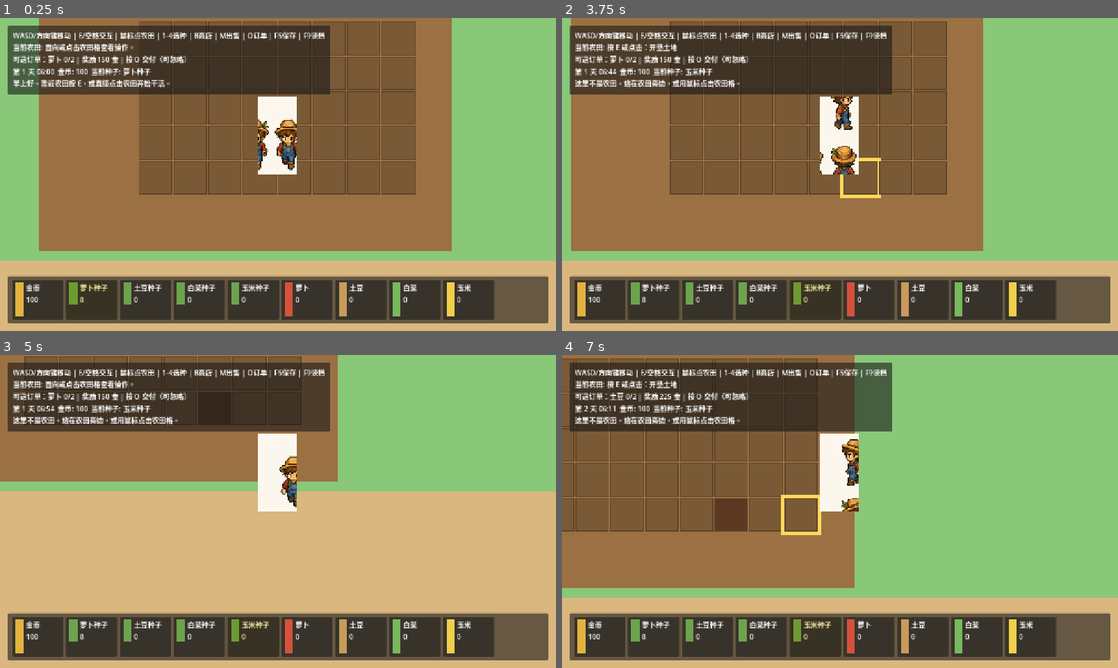
Above: before the commit, frames 1-4 (two rows, left to right).
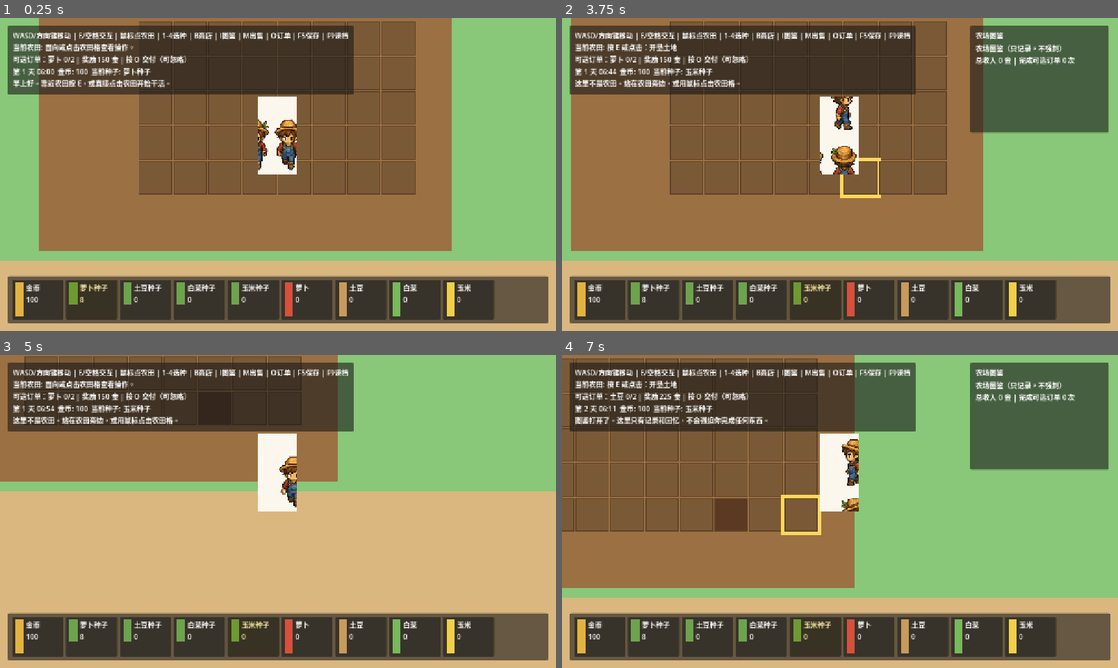
Above: after the commit, the same moments.

Repository: nicho-19/rural-life-demo
Game: Godot game, scene res://scenes/main/Main.tscn
Two runs of this game, one before a commit and one after it. Both use one fixed random seed, a clock stepped at 60 frames per second and the inputs below.
Inputs (mouse positions are in pixels of both pictures, inside the frame that each line leads up to):
- Up to frame 1 (0.25 s): no input
- Up to frame 2 (3.75 s): click (650, 299) at 0.5 s; click (706, 299) at 1.25 s; click (762, 299) at 2 s; click (817, 299) at 2.75 s; tap Enter at 3.5 s; move the mouse to (962, 158) at 3.52 s; hold D (move_right) from 3.53 s (still down); tap I at 3.6 s; click (962, 158) at 3.67 s
- Up to frame 3 (5 s): tap Space at 3.77, 4.52 s; move the mouse to (166, 527) at 4.27 s; release D (move_right) at 4.28 s; hold S (move_down) from 4.28 s (still down); tap I at 4.35 s
- Up to frame 4 (7 s): move the mouse to (895, 442) at 5.02 s; release S (move_down) at 5.03 s; hold D (move_right) 5.03-5.78 s; tap E at 5.1 s; tap I at 5.3, 6.05, 6.8 s; move the mouse to (812, 574) at 5.77 s; hold W (move_up) 5.78-6.53 s; tap N at 5.85 s; click (812, 574) at 5.92 s; tap Space at 6.02, 6.77 s; move the mouse to (1006, 558) at 6.52 s; hold A (move_left) from 6.53 s (still down); tap M at 6.6 s

The runs differ from the first frame. In frame 1, 1.3% of the frame differs, in the area x 39-64%, y 2-25%; in frame 2, 9.9%; in frame 3, 1.3%; in frame 4, 10%, in the area x 2-99%, y 2-37%.

Commit message:
Add farm compendium stats

Diff:
--- a/scripts/main/Main.gd
+++ b/scripts/main/Main.gd
@@ -7,6 +7,7 @@
 const ShopManagerScript := preload("res://scripts/shop/ShopManager.gd")
 const OrderManagerScript := preload("res://scripts/orders/OrderManager.gd")
 const SaveManagerScript := preload("res://scripts/save/SaveManager.gd")
+const StatsManagerScript := preload("res://scripts/stats/StatsManager.gd")
 
 const SEED_ITEMS: Array[String] = ["turnip_seed", "potato_seed", "cabbage_seed", "corn_seed"]
 const CROP_ITEMS: Array[String] = ["turnip", "potato", "cabbage", "corn"]
@@ -20,6 +21,7 @@
 var shop_manager
 var order_manager
 var save_manager
+var stats_manager
 var selected_seed_item_id := "turnip_seed"
 var status_label: Label
 var hint_label: Label
@@ -31,6 +33,8 @@
 var shop_panel: PanelContainer
 var shop_money_label: Label
 var shop_message_label: Label
+var stats_panel: PanelContainer
+var stats_value_label: Label
 var target_info: Dictionary = {}
 
 func _ready() -> void:
@@ -53,6 +57,8 @@
 	order_manager = OrderManagerScript.new()
 	order_manager.setup(data_manager.items)
 	order_manager.start_day(time_manager.day)
+
+	stats_manager = StatsManagerScript.new()
 
 	save_manager = SaveManagerScript.new()
 	var start_message := "早上好。靠近农田按 E，或直接点击农田开始干活。"
@@ -92,6 +98,8 @@
 			_save_game()
 		KEY_F9:
 			_load_game()
+		KEY_I:
+			_toggle_stats()
 		KEY_B:
 			_toggle_shop()
 		KEY_1:
@@ -119,7 +127,10 @@
 
 
 func _interact_with_farm_at(world_position: Vector2) -> void:
+	var before_seeds := _counts_for(SEED_ITEMS)
+	var before_crops := _counts_for(CROP_ITEMS)
 	var result: String = farm_manager.interact_at(world_position, inventory, selected_seed_item_id)
+	_record_farm_changes(before_seeds, before_crops)
 	_update_ui(result)
 	refresh_inventory_ui()
 	_update_target_hint()
@@ -135,14 +146,21 @@
 
 
 func _sell_all_crops() -> void:
+	var before_crops := _counts_for(CROP_ITEMS)
+	var money_before: int = inventory.money
 	var result: Dictionary = shop_manager.sell_all_crops(inventory, CROP_ITEMS)
+	if bool(result.get("success", false)):
+		_record_sold_changes(before_crops, inventory.money - money_before)
 	_update_ui(String(result.get("message", "没有可以出售的作物。")))
 	refresh_inventory_ui()
 	_update_target_hint()
 
 
 func _deliver_order() -> void:
+	var money_before: int = inventory.money
 	var result: Dictionary = order_manager.deliver_order(inventory)
+	if bool(result.get("success", false)):
+		stats_manager.record_order_completed(inventory.money - money_before)
 	_update_ui(String(result.get("message", "订单交付失败。")))
 	refresh_inventory_ui()
 	_update_target_hint()
@@ -155,7 +173,8 @@
 		farm_manager,
 		time_manager,
 		order_manager,
-		selected_seed_item_id
+		selected_seed_item_id,
+		stats_manager
 	)
 	_update_ui(String(result.get("message", "存档失败。")))
 	refresh_inventory_ui()
@@ -179,7 +198,8 @@
 		inventory,
 		farm_manager,
 		time_manager,
-		order_manager
+		order_manager,
+		stats_manager
 	)
 	var saved_seed := String(applied.get("selected_seed_item_id", selected_seed_item_id))
 	if SEED_ITEMS.has(saved_seed):
@@ -216,6 +236,15 @@
 		_update_ui("商店关闭。")
 
 
+func _toggle_stats() -> void:
+	stats_panel.visible = not stats_panel.visible
+	_update_stats_ui()
+	if stats_panel.visible:
+		_update_ui("图鉴打开了。这里只有记录和回忆，不会强迫你完成任何东西。")
+	else:
+		_update_ui("图鉴关闭。")
+
+
 func _build_ui() -> void:
 	var canvas := CanvasLayer.new()
 	add_child(canvas)
@@ -236,7 +265,7 @@
 	margin.add_child(box)
 
 	hint_label = Label.new()
-	hint_label.text = "WASD/方向键移动 | E/空格交互 | 鼠标点农田 | 1-4选种 | B商店 | M出售 | O订单 | F5保存 | F9读档"
+	hint_label.text = "WASD/方向键移动 | E/空格交互 | 鼠标点农田 | 1-4选种 | B商店 | I图鉴 | M出售 | O订单 | F5保存 | F9读档"
 	box.add_child(hint_label)
 
 	order_label = Label.new()
@@ -249,6 +278,7 @@
 	box.add_child(status_label)
 
 	_build_shop_panel(canvas)
+	_build_stats_panel(canvas)
 	_build_inventory_bar(canvas)
 
 
@@ -288,6 +318,35 @@
 	shop_message_label = Label.new()
 	shop_message_label.autowrap_mode = TextServer.AUTOWRAP_WORD_SMART
 	box.add_child(shop_message_label)
+
+
+func _build_stats_panel(canvas: CanvasLayer) -> void:
+	stats_panel = PanelContainer.new()
+	stats_panel.name = "StatsPanel"
+	stats_panel.position = Vector2(940, 18)
+	stats_panel.custom_minimum_size = Vector2(318, 246)
+	stats_panel.visible = false
+	canvas.add_child(stats_panel)
+
+	var margin := MarginContainer.new()
+	margin.add_theme_constant_override("margin_left", 12)
+	margin.add_theme_constant_override("margin_top", 10)
+	margin.add_theme_constant_override("margin_right", 12)
+	margin.add_theme_constant_override("margin_bottom", 10)
+	stats_panel.add_child(margin)
+
+	var box := VBoxContainer.new()
+	box.add_theme_constant_override("separation", 6)
+	margin.add_child(box)
+
+	var title := Label.new()
+	title.text = "农场图鉴"
+	box.add_child(title)
+
+	stats_value_label = Label.new()
+	stats_value_label.name = "StatsValue"
+	stats_value_label.autowrap_mode = TextServer.AUTOWRAP_WORD_SMART
+	box.add_child(stats_value_label)
 
 
 func _build_inventory_bar(canvas: CanvasLayer) -> void:
@@ -387,6 +446,7 @@
 	if shop_message_label != null:
 		shop_message_label.text = message
 	_update_order_ui()
+	_update_stats_ui()
 
 
 func refresh_inventory_ui() -> void:
@@ -407,6 +467,7 @@
 
 	_update_shop_ui()
 	_update_order_ui()
+	_update_stats_ui()
 
 
 func _update_shop_ui() -> void:
@@ -426,7 +487,7 @@
 		return
 
 	target_info = farm_manager.get_target_info(player.facing_position(), selected_seed_item_id)
-	hint_label.text = "WASD/方向键移动 | E/空格交互 | 鼠标点农田 | 1-4选种 | B商店 | M出售 | O订单 | F5保存 | F9读档"
+	hint_label.text = "WASD/方向键移动 | E/空格交互 | 鼠标点农田 | 1-4选种 | B商店 | I图鉴 | M出售 | O订单 | F5保存 | F9读档"
 	if bool(target_info.get("valid", false)):
 		hint_label.text += "\n当前农田: %s" % String(target_info.get("prompt", ""))
 	else:
@@ -437,6 +498,12 @@
 	if order_label == null or order_manager == null:
 		return
 	order_label.text = order_manager.describe_order(inventory)
+
+
+func _update_stats_ui() -> void:
+	if stats_value_label == null or stats_manager == null:
+		return
+	stats_value_label.text = stats_manager.describe(data_manager.items)
 
 
 func _item_name(item_id: String) -> String:
@@ -469,6 +536,34 @@
 	return Color("#d6513b")
 
 
+func _counts_for(item_ids: Array[String]) -> Dictionary:
+	var counts: Dictionary = {}
+	for item_id in item_ids:
+		counts[item_id] = inventory.count(item_id)
+	return counts
+
+
+func _record_farm_changes(before_seeds: Dictionary, before_crops: Dictionary) -> void:
+	for seed_item_id in SEED_ITEMS:
+		if inventory.count(seed_item_id) < int(before_seeds.get(seed_item_id, 0)):
+			var crop_id: String = farm_manager.crop_id_for_seed(seed_item_id)
+			if not crop_id.is_empty():
+				stats_manager.record_planted(crop_id)
+
+	for crop_id in CROP_ITEMS:
+		var delta: int = inventory.count(crop_id) - int(before_crops.get(crop_id, 0))
+		if delta > 0:
+			stats_manager.record_harvested(crop_id, delta)
+
+
+func _record_sold_changes(before_crops: Dictionary, earned: int) -> void:
+	for crop_id in CROP_ITEMS:
+		var sold_count: int = int(before_crops.get(crop_id, 0)) - inventory.count(crop_id)
+		if sold_count > 0:
+			var sell_price := int(data_manager.items[crop_id].get("sell_price", 0))
+			stats_manager.record_sold(crop_id, sold_count, sell_price * sold_count)
+
+
 func _should_auto_load() -> bool:
 	for arg in OS.get_cmdline_args():
 		if String(arg).contains("res://tests/"):
--- a/scripts/save/SaveManager.gd
+++ b/scripts/save/SaveManager.gd
@@ -10,7 +10,8 @@
 	farm_manager,
 	time_manager,
 	order_manager,
-	selected_seed_item_id: String
+	selected_seed_item_id: String,
+	stats_manager = null
 ) -> Dictionary:
 	var data := {
 		"version": SAVE_VERSION,
@@ -20,6 +21,8 @@
 		"time": time_manager.to_save_data(),
 		"order": order_manager.to_save_data(),
 	}
+	if stats_manager != null:
+		data["stats"] = stats_manager.to_save_data()
 
 	var file := FileAccess.open(path, FileAccess.WRITE)
 	if file == null:
@@ -71,12 +74,15 @@
 	inventory,
 	farm_manager,
 	time_manager,
-	order_manager
+	order_manager,
+	stats_manager = null
 ) -> Dictionary:
 	inventory.load_save_data(_dictionary_from(data.get("inventory", {})))
 	farm_manager.load_save_data(_dictionary_from(data.get("farm", {})))
 	time_manager.load_save_data(_dictionary_from(data.get("time", {})))
 	order_manager.load_save_data(_dictionary_from(data.get("order", {})))
+	if stats_manager != null:
+		stats_manager.load_save_data(_dictionary_from(data.get("stats", {})))
 
 	return {
 		"success": true,
--- /dev/null
+++ b/scripts/stats/StatsManager.gd
@@ -0,0 +1,101 @@
+extends RefCounted
+class_name StatsManager
+
+var planted: Dictionary = {}
+var harvested: Dictionary = {}
+var sold: Dictionary = {}
+var total_earned := 0
+var orders_completed := 0
+
+func record_planted(crop_id: String, amount: int = 1) -> void:
+	_add_count(planted, crop_id, amount)
+
+
+func record_harvested(crop_id: String, amount: int = 1) -> void:
+	_add_count(harvested, crop_id, amount)
+
+
+func record_sold(crop_id: String, amount: int, earned: int) -> void:
+	_add_count(sold, crop_id, amount)
+	total_earned += earned
+
+
+func record_order_completed(reward: int) -> void:
+	orders_completed += 1
+	total_earned += reward
+
+
+func count_planted(crop_id: String) -> int:
+	return int(planted.get(crop_id, 0))
+
+
+func count_harvested(crop_id: String) -> int:
+	return int(harvested.get(crop_id, 0))
+
+
+func count_sold(crop_id: String) -> int:
+	return int(sold.get(crop_id, 0))
+
+
+func describe(items: Dictionary) -> String:
+	var lines: Array[String] = [
+		"农场图鉴（只记录，不强制）",
+		"总收入 %d 金 | 完成可选订单 %d 次" % [total_earned, orders_completed],
+	]
+
+	for crop_id in _known_crop_ids():
+		var item: Dictionary = items.get(crop_id, {})
+		lines.append("%s：种植 %d | 收获 %d | 出售 %d" % [
+			String(item.get("name", crop_id)),
+			count_planted(crop_id),
+			count_harvested(crop_id),
+			count_sold(crop_id),
+		])
+
+	return "\n".join(lines)
+
+
+func to_save_data() -> Dictionary:
+	return {
+		"planted": planted.duplicate(true),
+		"harvested": harvested.duplicate(true),
+		"sold": sold.duplicate(true),
+		"total_earned": total_earned,
+		"orders_completed": orders_completed,
+	}
+
+
+func load_save_data(data: Dictionary) -> void:
+	planted = _counts_from(data.get("planted", {}))
+	harvested = _counts_from(data.get("harvested", {}))
+	sold = _counts_from(data.get("sold", {}))
+	total_earned = int(data.get("total_earned", 0))
+	orders_completed = int(data.get("orders_completed", 0))
+
+
+func _add_count(target: Dictionary, crop_id: String, amount: int) -> void:
+	if amount <= 0:
+		return
+	target[crop_id] = int(target.get(crop_id, 0)) + amount
+
+
+func _counts_from(value) -> Dictionary:
+	var result: Dictionary = {}
+	if not value is Dictionary:
+		return result
+
+	for key in value.keys():
+		var amount := int(value[key])
+		if amount > 0:
+			result[String(key)] = amount
+	return result
+
+
+func _known_crop_ids() -> Array[String]:
+	var crop_ids: Array[String] = []
+	for source in [planted, harvested, sold]:
+		for crop_id in source.keys():
+			if not crop_ids.has(String(crop_id)):
+				crop_ids.append(String(crop_id))
+	crop_ids.sort()
+	return crop_ids
--- a/tests/save_manager_test.gd
+++ b/tests/save_manager_test.gd
@@ -6,6 +6,7 @@
 const FarmManagerScript := preload("res://scripts/farm/FarmManager.gd")
 const OrderManagerScript := preload("res://scripts/orders/OrderManager.gd")
 const SaveManagerScript := preload("res://scripts/save/SaveManager.gd")
+const StatsManagerScript := preload("res://scripts/stats/StatsManager.gd")
 
 func _init() -> void:
 	var data_manager = DataManagerScript.new()
@@ -34,6 +35,10 @@
 	order_manager.setup(data_manager.items)
 	order_manager.start_day(4)
 
+	var stats_manager = StatsManagerScript.new()
+	stats_manager.record_planted("potato")
+	stats_manager.record_harvested("cabbage", 2)
+
 	var save_manager = SaveManagerScript.new()
 	var save_path := "user://save_manager_test.json"
 	var saved: Dictionary = save_manager.save_game(
@@ -42,7 +47,8 @@
 		farm_manager,
 		time_manager,
 		order_manager,
-		"potato_seed"
+		"potato_seed",
+		stats_manager
 	)
 	if not bool(saved.get("success", false)):
 		_fail("save_game should write a save file.")
@@ -55,6 +61,7 @@
 	time_manager.minute = 0
 	farm_manager.setup(data_manager.crops)
 	order_manager.start_day(1)
+	stats_manager.load_save_data({})
 
 	var loaded: Dictionary = save_manager.load_game(save_path)
 	if not bool(loaded.get("success", false)):
@@ -66,7 +73,8 @@
 		inventory,
 		farm_manager,
 		time_manager,
-		order_manager
+		order_manager,
+		stats_manager
 	)
 	if not bool(applied.get("success", false)):
 		_fail("apply_save_data should restore managers from the save.")
@@ -93,6 +101,9 @@
 	if int(loaded_requirements.get("potato", 0)) != 1 or int(loaded_requirements.get("corn", 0)) != 1:
 		_fail("Loaded save should restore the current optional order.")
 		return
+	if stats_manager.count_planted("potato") != 1 or stats_manager.count_harvested("cabbage") != 2:
+		_fail("Loaded save should restore farm stats.")
+		return
 
 	farm_manager.free()
 	time_manager.free()
--- /dev/null
+++ b/tests/stats_manager_test.gd
@@ -0,0 +1,51 @@
+extends SceneTree
+
+const StatsManagerScript := preload("res://scripts/stats/StatsManager.gd")
+
+func _init() -> void:
+	var stats = StatsManagerScript.new()
+
+	stats.record_planted("turnip")
+	stats.record_planted("turnip")
+	stats.record_harvested("turnip", 2)
+	stats.record_sold("turnip", 1, 60)
+	stats.record_order_completed(150)
+
+	if stats.count_planted("turnip") != 2:
+		_fail("Stats should count planted crops.")
+		return
+	if stats.count_harvested("turnip") != 2:
+		_fail("Stats should count harvested crops.")
+		return
+	if stats.count_sold("turnip") != 1:
+		_fail("Stats should count sold crops.")
+		return
+	if stats.total_earned != 210:
+		_fail("Stats should add sold money and order rewards.")
+		return
+	if stats.orders_completed != 1:
+		_fail("Stats should count completed optional orders.")
+		return
+
+	var summary: String = stats.describe({
+		"turnip": {"name": "萝卜"},
+		"potato": {"name": "土豆"},
+	})
+	if not summary.contains("萝卜") or not summary.contains("种植 2") or not summary.contains("总收入 210"):
+		_fail("Stats summary should describe discovered crop progress.")
+		return
+
+	var saved: Dictionary = stats.to_save_data()
+	var restored = StatsManagerScript.new()
+	restored.load_save_data(saved)
+	if restored.count_planted("turnip") != 2 or restored.total_earned != 210:
+		_fail("Stats should round-trip through save data.")
+		return
+
+	print("PASS stats_manager_test")
+	quit(0)
+
+
+func _fail(message: String) -> void:
+	push_error(message)
+	quit(1)
--- /dev/null
+++ b/tests/stats_ui_test.gd
@@ -0,0 +1,44 @@
+extends SceneTree
+
+func _init() -> void:
+	var scene: PackedScene = load("res://scenes/main/Main.tscn")
+	var main: Node = scene.instantiate()
+	root.add_child(main)
+
+	await process_frame
+
+	var stats_label := main.find_child("StatsValue", true, false)
+	if not stats_label is Label:
+		_fail(main, "Main scene should create a StatsValue label.")
+		return
+
+	main._select_seed("turnip_seed", false)
+	main._interact_with_farm_at(Vector2(528, 296))
+	main._interact_with_farm_at(Vector2(528, 296))
+	main._interact_with_farm_at(Vector2(528, 296))
+	for _day in 3:
+		main.farm_manager.advance_day()
+		main._interact_with_farm_at(Vector2(528, 296))
+
+	main.refresh_inventory_ui()
+
+	var stats_text := String(stats_label.text)
+	if not stats_text.contains("图鉴") or not stats_text.contains("种植 1") or not stats_text.contains("收获 1"):
+		_fail(main, "Stats UI should show planted and harvested crop counts.")
+		return
+
+	_pass(main)
+
+
+func _pass(main: Node) -> void:
+	main.queue_free()
+	await process_frame
+	print("PASS stats_ui_test")
+	quit(0)
+
+
+func _fail(main: Node, message: String) -> void:
+	main.queue_free()
+	await process_frame
+	push_error(message)
+	quit(1)
Not shown, added: scripts/stats/StatsManager.gd.uid
Not shown, changed: README.md
